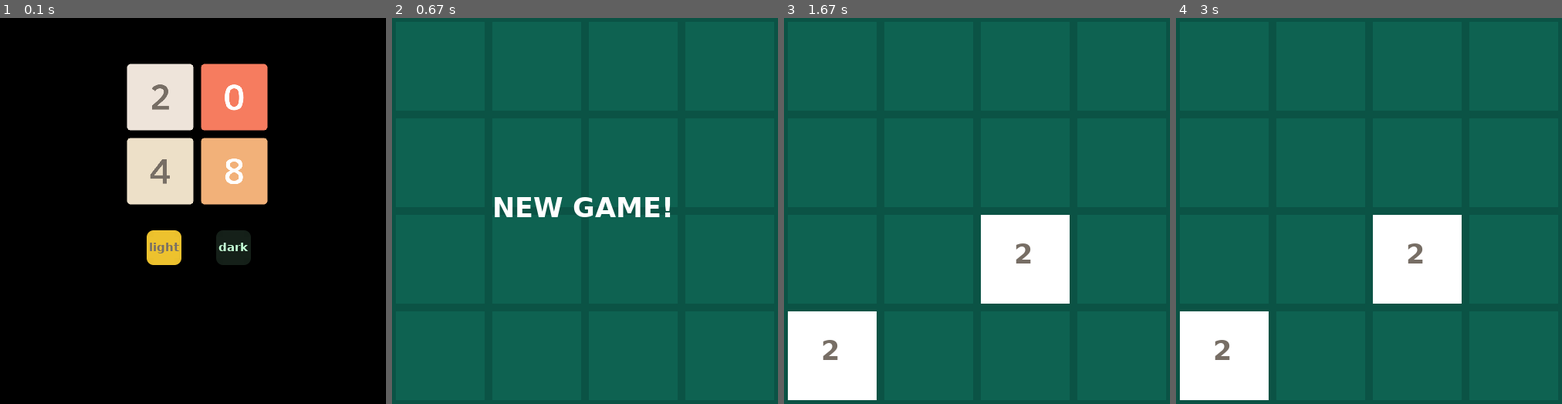
Above: before the commit, frames 1-4 (left to right).
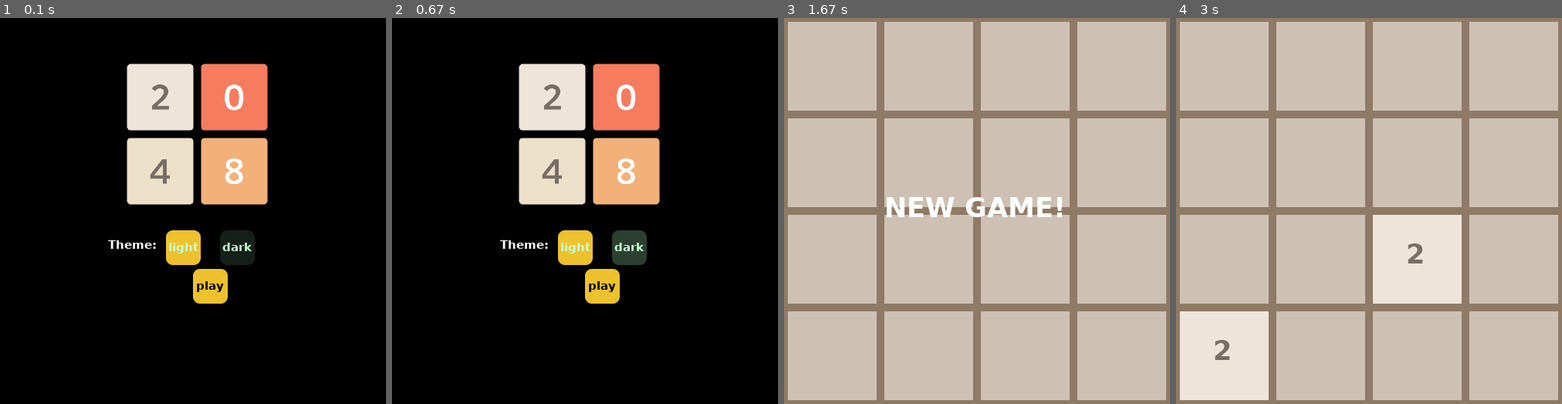
Above: after the commit, the same moments.

Repository: rajitbanerjee/2048-pygame
Game: pygame game, started from start.py
Two runs of this game, one before a commit and one after it. Both use one fixed random seed, a clock stepped at 60 frames per second and the inputs below.
Inputs (mouse positions are in pixels of both pictures, inside the frame that each line leads up to):
- Up to frame 1 (0.1 s): no input
- Up to frame 2 (0.67 s): press the mouse at (627, 245) at 0.37 s; move the mouse to (600, 176) at 0.47 s; release the mouse at (569, 106) at 0.6 s
- Up to frame 3 (1.67 s): press the mouse at (965, 245) at 0.7 s; move the mouse to (903, 284) at 0.8 s; release the mouse at (841, 322) at 0.93 s; press the mouse at (992, 284) at 1.03 s; move the mouse to (1015, 222) at 1.13 s; release the mouse at (1038, 156) at 1.27 s
- Up to frame 4 (3 s): no input

The runs differ from the first frame. In frame 1, 2.1% of the frame differs, in the area x 28-66%, y 55-74%; in frame 2, 100%, in the area x 0-100%, y 0-100%; in frame 3, 100%; in frame 4, 100%.

Commit message:
theme button effects

Diff:
--- a/start.py
+++ b/start.py
@@ -2,11 +2,12 @@
 import sys
 
 import pygame
-from pygame import *
 from pygame.locals import *
 
 from game import playGame
 
+WHITE = (255, 255, 255)
+BLACK = (0, 0, 0)
 
 class Button():
     def __init__(self, colour, x, y, width, height, text=""):
@@ -36,7 +37,6 @@
 
         return False
 
-
 def drawRoundRect(surface, colour, rect, radius=0.4):
     """
     surface : destination
@@ -51,11 +51,11 @@
     colour.a = 0
     pos = rect.topleft
     rect.topleft = 0, 0
-    rectangle = Surface(rect.size, SRCALPHA)
+    rectangle = pygame.Surface(rect.size, SRCALPHA)
 
-    circle = Surface([min(rect.size)*3]*2, SRCALPHA)
-    draw.ellipse(circle, (0, 0, 0), circle.get_rect(), 0)
-    circle = transform.smoothscale(circle, [int(min(rect.size)*radius)]*2)
+    circle = pygame.Surface([min(rect.size)*3]*2, SRCALPHA)
+    pygame.draw.ellipse(circle, BLACK, circle.get_rect(), 0)
+    circle = pygame.transform.smoothscale(circle, [int(min(rect.size)*radius)]*2)
 
     radius = rectangle.blit(circle, (0, 0))
     radius.bottomright = rect.bottomright
@@ -65,8 +65,8 @@
     radius.bottomleft = rect.bottomleft
     rectangle.blit(circle, radius)
 
-    rectangle.fill((0, 0, 0), rect.inflate(-radius.w, 0))
-    rectangle.fill((0, 0, 0), rect.inflate(0, -radius.h))
+    rectangle.fill(BLACK, rect.inflate(-radius.w, 0))
+    rectangle.fill(BLACK, rect.inflate(0, -radius.h))
 
     rectangle.fill(colour, special_flags=BLEND_RGBA_MAX)
     rectangle.fill((255, 255, 255, alpha), special_flags=BLEND_RGBA_MIN)
@@ -77,20 +77,31 @@
 def showMenu():
 
     light_theme = Button(tuple(c["colour"]["light"]["2048"]),
-                         190, 275, 45, 45, "light")
+                        215, 275, 45, 45, "light")
     dark_theme = Button(tuple(c["colour"]["dark"]["2048"]),
-                        280, 275, 45, 45, "dark")
+                        285, 275, 45, 45, "dark")
+
+    play = Button(tuple(c["colour"]["light"]["2048"]),
+                        250, 325, 45, 45, "play")
 
     difficulty = 2048
+    theme = ""
+    theme_selected = False
 
     while True:
-        screen.fill((0, 0, 0))
-
-        light_theme.draw(screen, (119, 110, 101))
-        dark_theme.draw(screen, (197, 255, 215))
+        screen.fill(BLACK)
 
         screen.blit(pygame.transform.scale(
             pygame.image.load("image/icon2.ico"), (200, 200)), (155, 50))
+
+        font = pygame.font.SysFont(c["font"], 15, bold=True)
+        text = font.render("Theme: ", 1, WHITE)
+        screen.blit(text, (140, 285))
+
+        light_theme.draw(screen, (197, 255, 215))
+        dark_theme.draw(screen, (197, 255, 215))
+        play.draw(screen, BLACK)
+
         pygame.display.update()
 
         for event in pygame.event.get():
@@ -100,11 +111,38 @@
                 pygame.quit()
                 sys.exit()
 
+            # play game
             if event.type == pygame.MOUSEBUTTONDOWN:
                 if light_theme.isOver(pos):
-                    playGame("light", difficulty)
+                    dark_theme.colour = tuple(c["colour"]["dark"]["2048"])
+                    light_theme.colour = tuple(c["colour"]["light"]["64"])
+                    theme = "light"
+                    theme_selected = True
+
+
                 elif dark_theme.isOver(pos):
-                    playGame("dark", difficulty)
+                    dark_theme.colour = tuple(c["colour"]["dark"]["1024"])
+                    light_theme.colour = tuple(c["colour"]["light"]["2048"])
+                    theme = "dark"
+                    theme_selected = True
+
+                if play.isOver(pos):
+                    if theme != "":
+                        playGame(theme, difficulty)
+
+
+            # change colour on hovering over buttons
+            if event.type == pygame.MOUSEMOTION  and not theme_selected:
+                if light_theme.isOver(pos):
+                    light_theme.colour = tuple(c["colour"]["light"]["64"])
+                if not light_theme.isOver(pos):
+                    light_theme.colour = tuple(c["colour"]["light"]["2048"])
+
+                if dark_theme.isOver(pos):
+                    dark_theme.colour = tuple(c["colour"]["dark"]["1024"])
+                if not dark_theme.isOver(pos):
+                    dark_theme.colour = tuple(c["colour"]["dark"]["2048"])
+
 
 
 if __name__ == "__main__":
